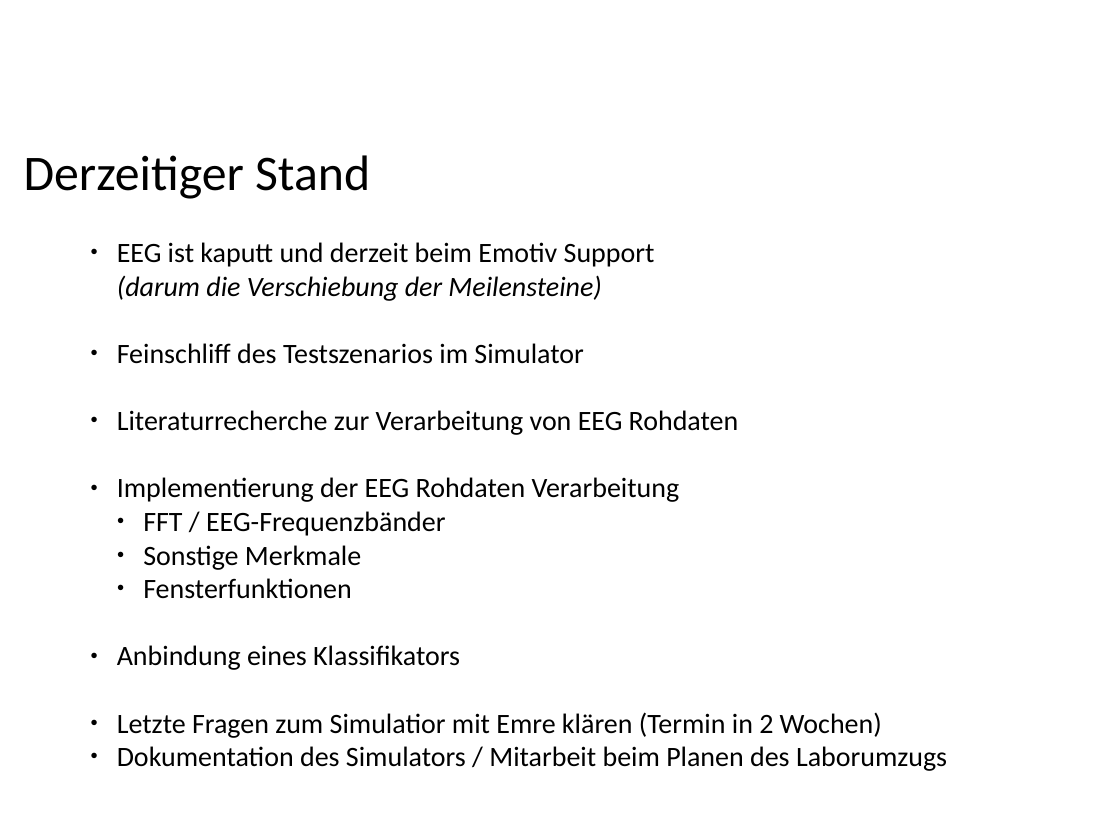
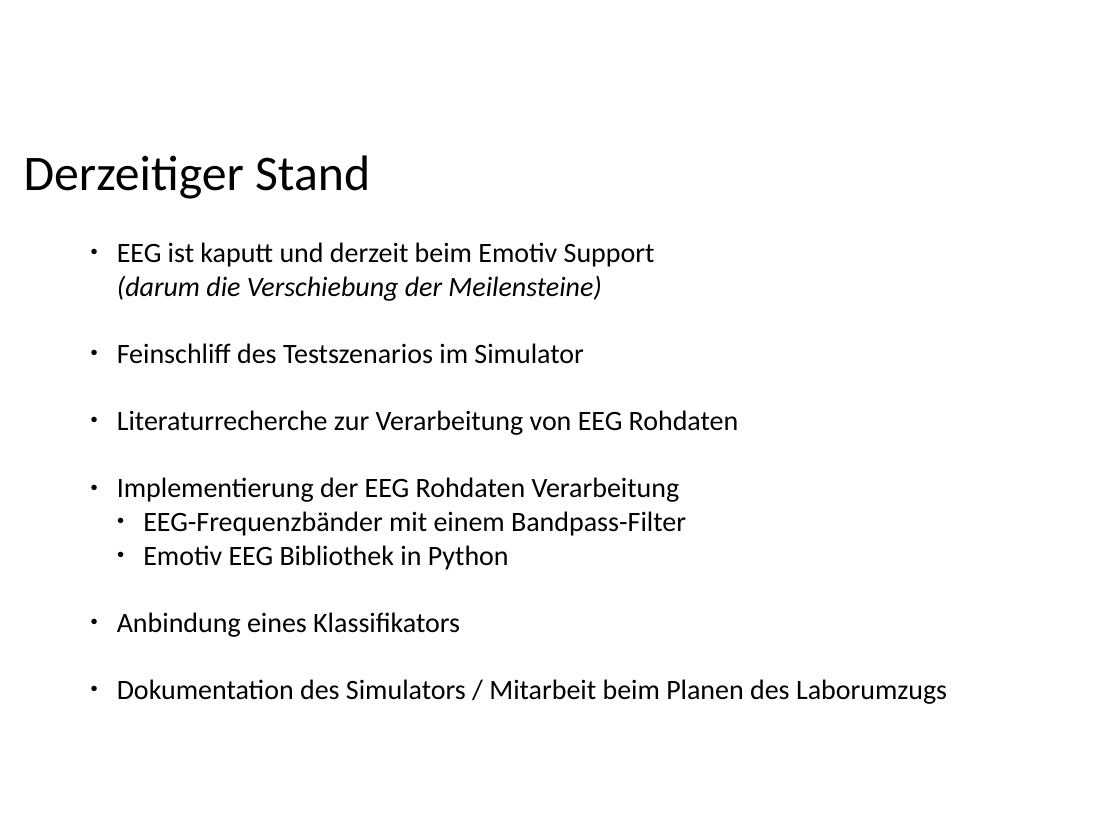
Before and after one commit to ppasler/current-adas, a slide deck: slide 4 of project/Zwischenstand.odp (slide 5 before the commit). Drawn at 1120x840 pixels with LibreOffice and Linux fonts; fonts in the diff are those of the drawing; background and template pictures are left out. Boxes give left, top, right and bottom in pixels: in the first picture for what was removed or moved away, otherwise in the second. Text is boxed around its words. In the diff, an @@ line names an element or a change of style, - is before the commit and + after.

```diff
--- a/project/Zwischenstand.odp
+++ b/project/Zwischenstand.odp
@@ text at (x1=143, y1=511, x2=686, y2=570): text changed @@
-  ● FFT / EEG-Frequenzbänder
-  ● Sonstige Merkmale
-  ● Fensterfunktionen
+  ● EEG-Frequenzbänder mit einem Bandpass-Filter
+  ● Emotiv EEG Bibliothek in Python
@@ text at (x1=117, y1=712, x2=882, y2=738): paragraph removed @@
-● Letzte Fragen zum Simulatior mit Emre klären (Termin in 2 Wochen)
```
Also in this commit, not shown: 2 other slides changed, 1 slide removed.
